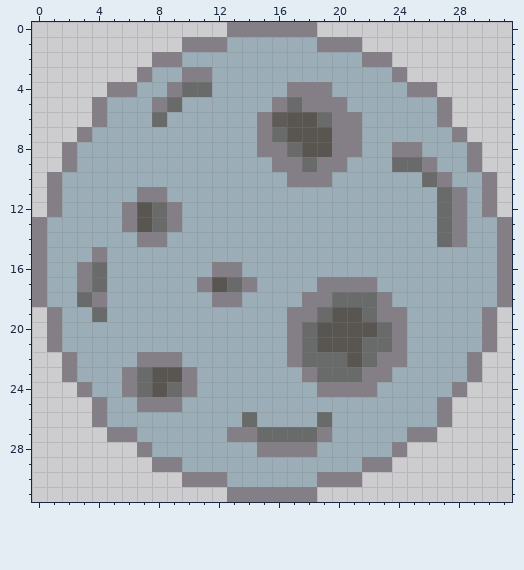
A pixel-art sprite gets an edit: Assets/Asteroid.png. Above, as it was before the edit.
The file is 32x32 pixels. Colours within 5 levels of each other are drawn and written as one.
The same view after the edit:
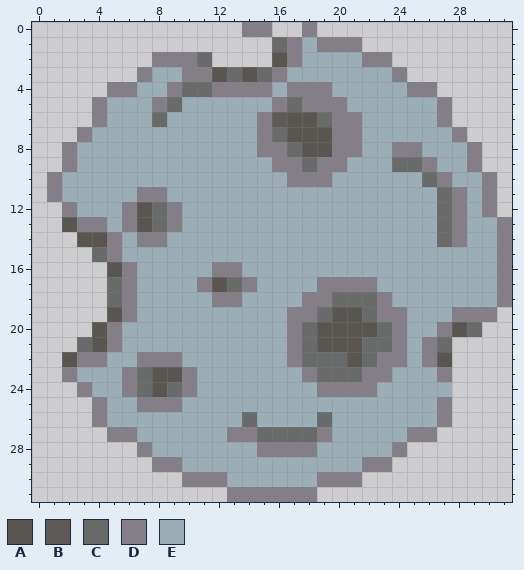
Palette (. is transparent): A #595652  B #5e5b58  C #696a6a  D #847e87  E #9badb7
Change:
Changed rows in their new state; - is an unchanged pixel.
first column x 10:
 0 ---.--..
 1 ......CD
 2 DC....AD
 3 --ACACD-
 4 --DDDD--
first column x 0:
12 -.D----------------------------
13 ..ADD--------------------------
14 ...AAD-------------------------
15 ....CD-------------------------
16 .....AD------------------------
17 .....CD------------------------
18 .....CD------------------------
19 -....AD---------------------DD-
20 -...AD---------------------DAC.
21 -..CAD--------------------DC...
22 --ADD---------------------DA..-
23 ---------------------------D..-
24 ----------------------------.--
Changed places in both pictures, as pixel boxes (x1, y1, x2, y2):
changed: (182, 22, 302, 97)
changed: (32, 202, 137, 367)
changed: (422, 307, 497, 397)
